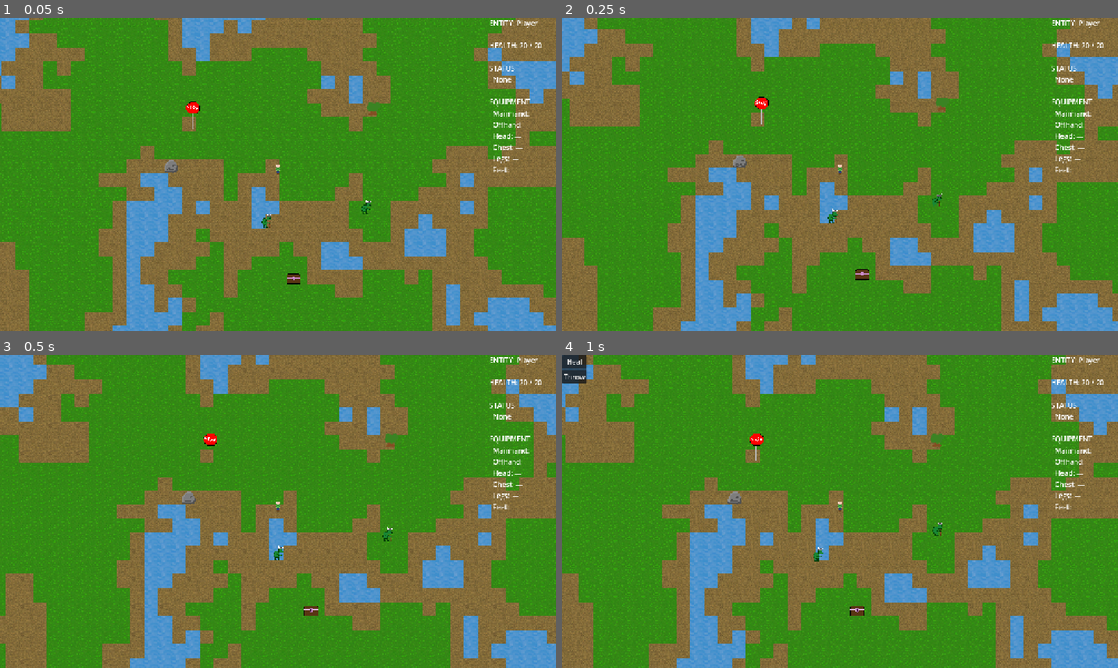
Above: before the commit, frames 1-4 (two rows, left to right).
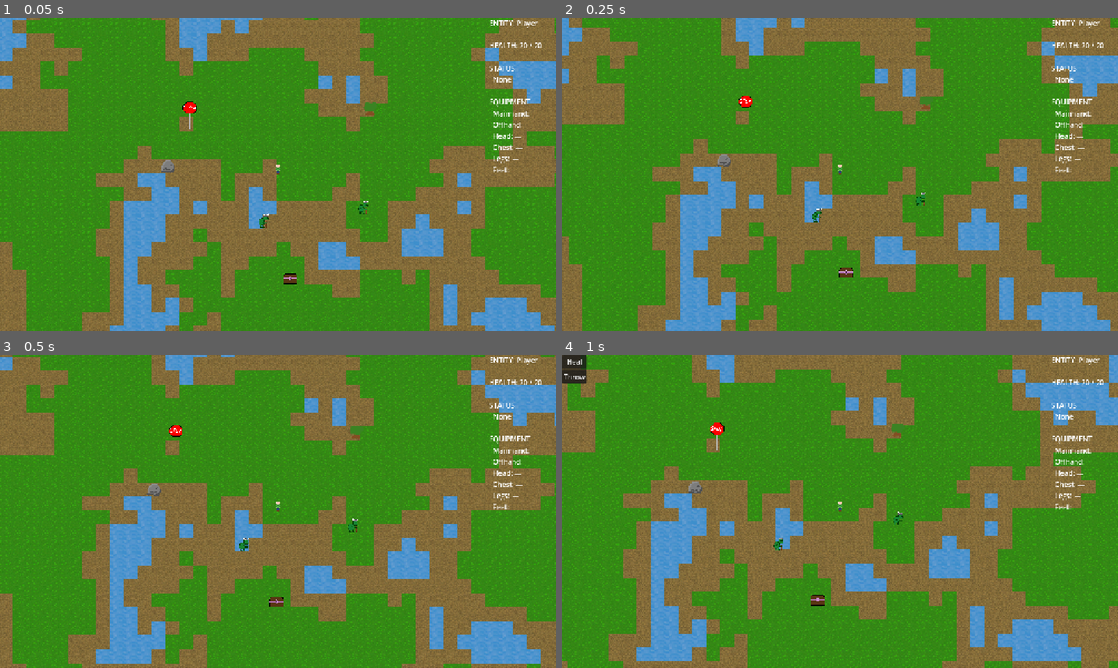
Above: after the commit, the same moments.

Repository: Drewpicus/2dPractice
Game: Godot game, scene res://Scenes/main.tscn
Two runs of this game, one before a commit and one after it. Both use one fixed random seed, a clock stepped at 60 frames per second and the inputs below. This scene is started directly instead of the project's main scene.
Inputs (mouse positions are in pixels of both pictures, inside the frame that each line leads up to):
- Up to frame 1 (0.05 s): no input
- Up to frame 2 (0.25 s): no input
- Up to frame 3 (0.5 s): no input
- Up to frame 4 (1 s): move the mouse to (962, 495) at 0.52 s; hold D (move_right) from 0.53 s (still down); hold E (abilities) from 0.53 s (still down)

The runs differ from the first frame. In frame 1, 14% of the frame differs, in the area x 0-100%, y 0-100%; in frame 2, 32%; in frame 3, 45%; in frame 4, 48%.

Commit message:
pathfinding as part of movement system

Diff:
--- a/Scripts/World/world_movement_system.gd
+++ b/Scripts/World/world_movement_system.gd
@@ -104,6 +104,99 @@
 
 	_receive_movement_input.rpc_id(1, entity.instance_id, sequence, direction)
 
+func submit_move_to(
+	entity: Entity,
+	destination: Vector2
+) -> void:
+	if not entity:
+		return
+
+	# Ordinary offline play can apply immediately.
+	if not MultiplayerManager.session_active:
+		world.move_entity_to(
+			entity,
+			destination
+		)
+		return
+
+	var controller := entity.get_component(
+		&"base:player_controller"
+	) as PlayerControllerComponent
+
+	if not controller:
+		return
+
+	# A player may only submit movement for
+	# the Entity they locally control.
+	if not controller.is_locally_controlled():
+		return
+
+	# Host can validate and apply immediately.
+	if MultiplayerManager.is_world_authority():
+		_apply_move_to_request(
+			multiplayer.get_unique_id(),
+			entity.instance_id,
+			destination
+		)
+		return
+
+	# Clients request the destination.
+	# The host calculates the actual path.
+	_receive_move_to_request.rpc_id(
+		1,
+		entity.instance_id,
+		destination
+	)
+
+
+@rpc(
+	"any_peer",
+	"call_remote",
+	"reliable",
+	7
+)
+func _receive_move_to_request(
+	entity_instance_id: String,
+	destination: Vector2
+) -> void:
+	if not MultiplayerManager.is_world_authority():
+		return
+
+	_apply_move_to_request(
+		multiplayer.get_remote_sender_id(),
+		entity_instance_id,
+		destination
+	)
+
+
+func _apply_move_to_request(
+	sender_peer_id: int,
+	entity_instance_id: String,
+	destination: Vector2
+) -> void:
+	var entity := RuntimeObjectRegistry.get_entity(
+		entity_instance_id
+	)
+
+	if not entity:
+		return
+
+	var controller := entity.get_component(
+		&"base:player_controller"
+	) as PlayerControllerComponent
+
+	if not controller:
+		return
+
+	# A client cannot tell somebody else's
+	# controlled Entity where to go.
+	if controller.controller_peer_id != sender_peer_id:
+		return
+
+	world.move_entity_to(
+		entity,
+		destination
+	)
 
 @rpc("any_peer", "call_remote", "unreliable_ordered", 1)
 func _receive_movement_input(entity_instance_id: String, sequence: int, direction: Vector2) -> void:
--- a/Scripts/game_world.gd
+++ b/Scripts/game_world.gd
@@ -776,6 +776,9 @@
 func submit_movement_input(entity: Entity, sequence: int, direction: Vector2) -> void:
 	movement_system.submit_movement_input(entity, sequence, direction)
 
+func submit_move_to(entity: Entity, destination: Vector2) -> void:
+	movement_system.submit_move_to(entity, destination)
+
 func record_simulated_movement(entity: Entity, sequence: int) -> void:
 	movement_system.record_simulated_movement(entity, sequence)
 
--- a/main.gd
+++ b/main.gd
@@ -59,9 +59,9 @@
 	var player := game_world.get_entity_controlled_by_peer(1)
 
 	if player:
-		game_world.move_entity_to(
+		game_world.submit_move_to(
 			player,
-			Vector2(-500, 0)
+			Vector2(650, 650)
 		)
 
 func _spawn_players() -> void:
